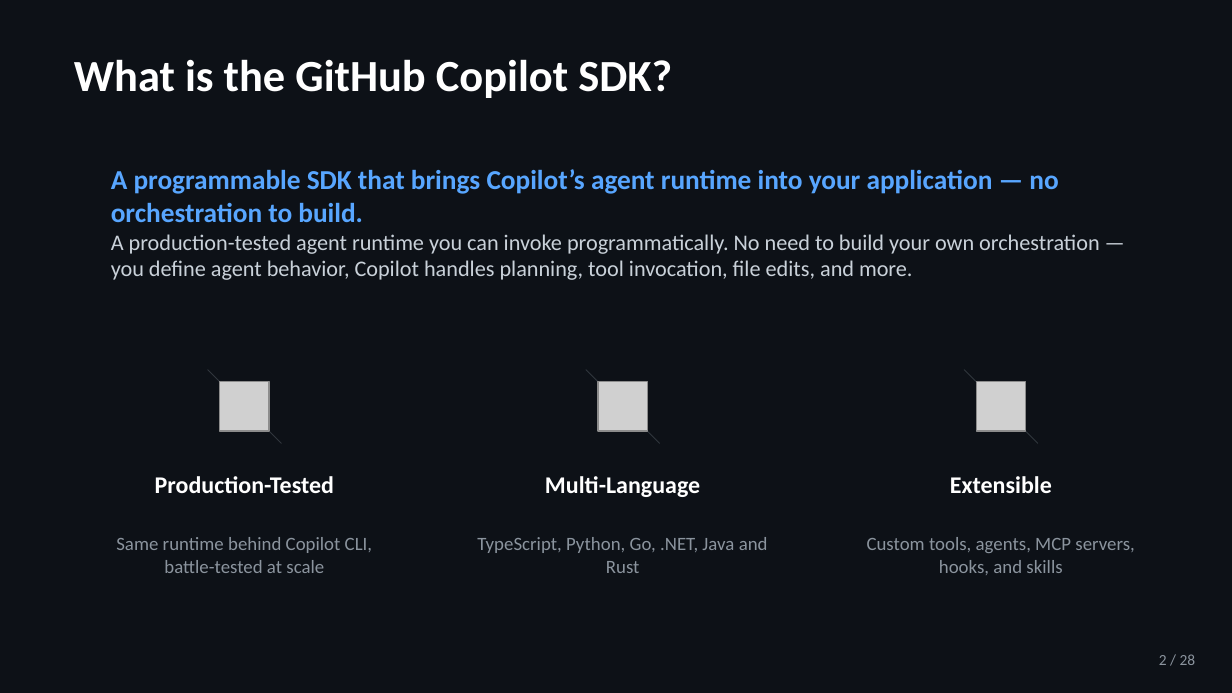
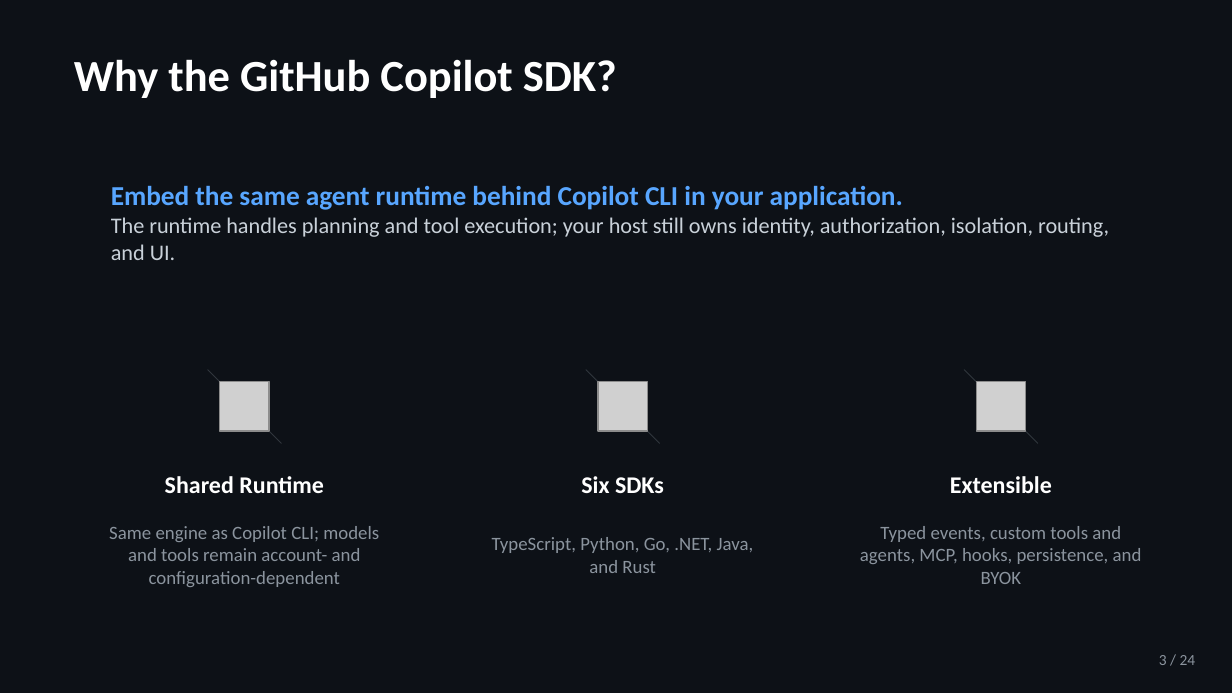
Before and after one commit to jeffrey-groneberg/ghcp_sdk, a slide deck: slide 3 of GitHub-Copilot-SDK.pptx (slide 2 before the commit). Drawn at 1232x693 pixels with LibreOffice and Linux fonts; fonts in the diff are those of the drawing; grey boxes stand for pictures. Boxes give left, top, right and bottom in pixels: in the first picture for what was removed or moved away, otherwise in the second. Text is boxed around its words. In the diff, an @@ line names an element or a change of style, - is before the commit and + after.

```diff
--- a/GitHub-Copilot-SDK.pptx
+++ b/GitHub-Copilot-SDK.pptx
@@ text at [74, 59, 617, 98]: text changed @@
-What is the GitHub Copilot SDK?
+Why the GitHub Copilot SDK?
@@ text at [111, 185, 1109, 260]: text changed @@
-A programmable SDK that brings Copilot’s agent runtime into your application — no orchestration to build.
-A production-tested agent runtime you can invoke programmatically. No need to build your own orchestration — you define agent behavior, Copilot handles planning, tool invocation, file edits, and more.
+Embed the same agent runtime behind Copilot CLI in your application.
+The runtime handles planning and tool execution; your host still owns identity, authorization, isolation, routing, and UI.
@@ text at [165, 476, 324, 493]: text changed @@
-Production-Tested
+Shared Runtime
@@ text at [581, 476, 664, 493]: text changed @@
-Multi-Language
+Six SDKs
@@ text at [109, 526, 379, 587]: text changed @@
-Same runtime behind Copilot CLI, battle-tested at scale
+Same engine as Copilot CLI; models and tools remain account- and configuration-dependent
@@ text at [492, 537, 754, 573]: text changed @@
-TypeScript, Python, Go, .NET, Java and Rust
+TypeScript, Python, Go, .NET, Java, and Rust
@@ text at [860, 526, 1142, 584]: text changed @@
-Custom tools, agents, MCP servers, hooks, and skills
+Typed events, custom tools and agents, MCP, hooks, persistence, and BYOK
@@ text at [1159, 655, 1196, 665]: text changed @@
-2 / 28
+3 / 24
```
Also in this commit, not shown: 21 other slides changed, 2 slides added, 6 slides removed, 24 other files.
